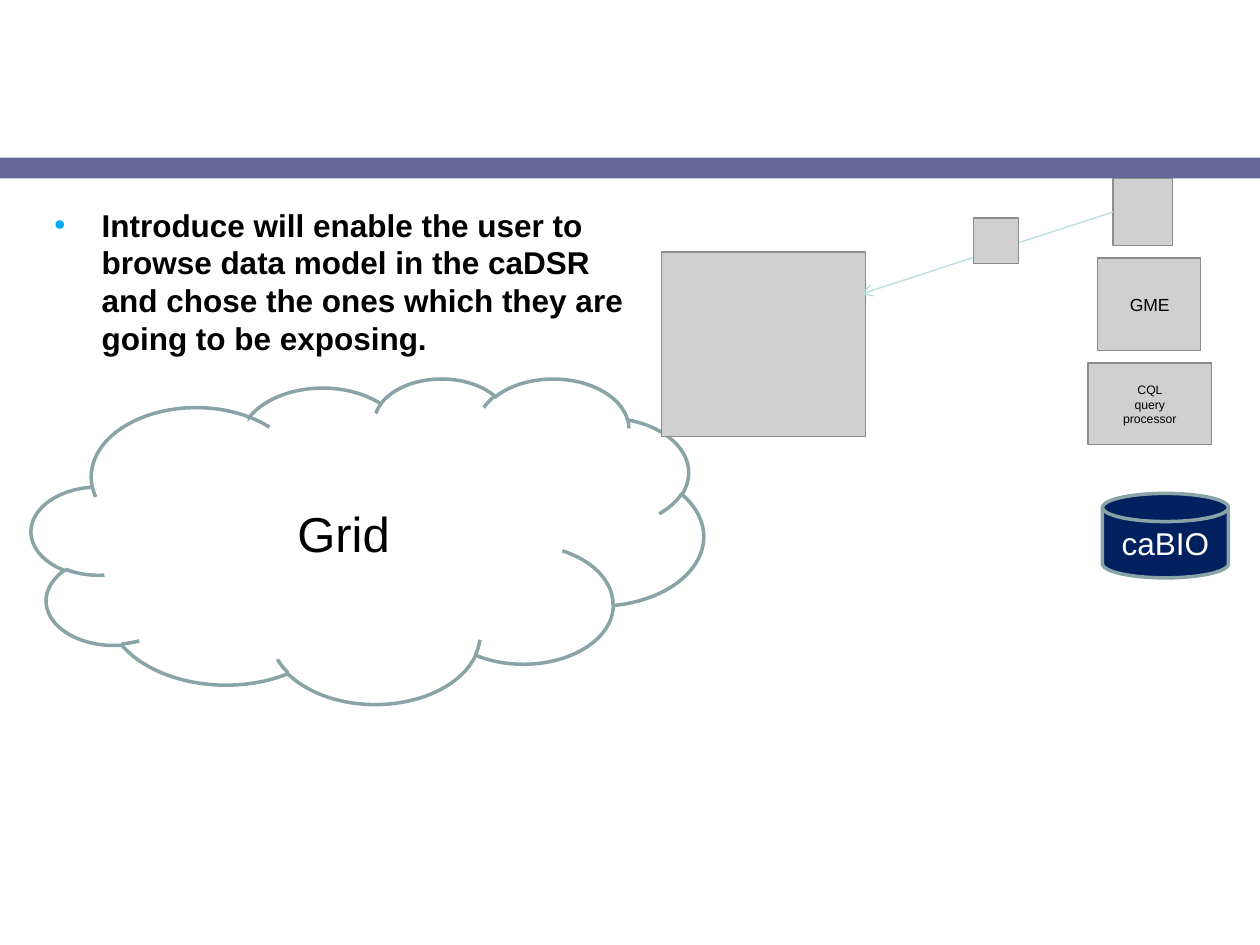
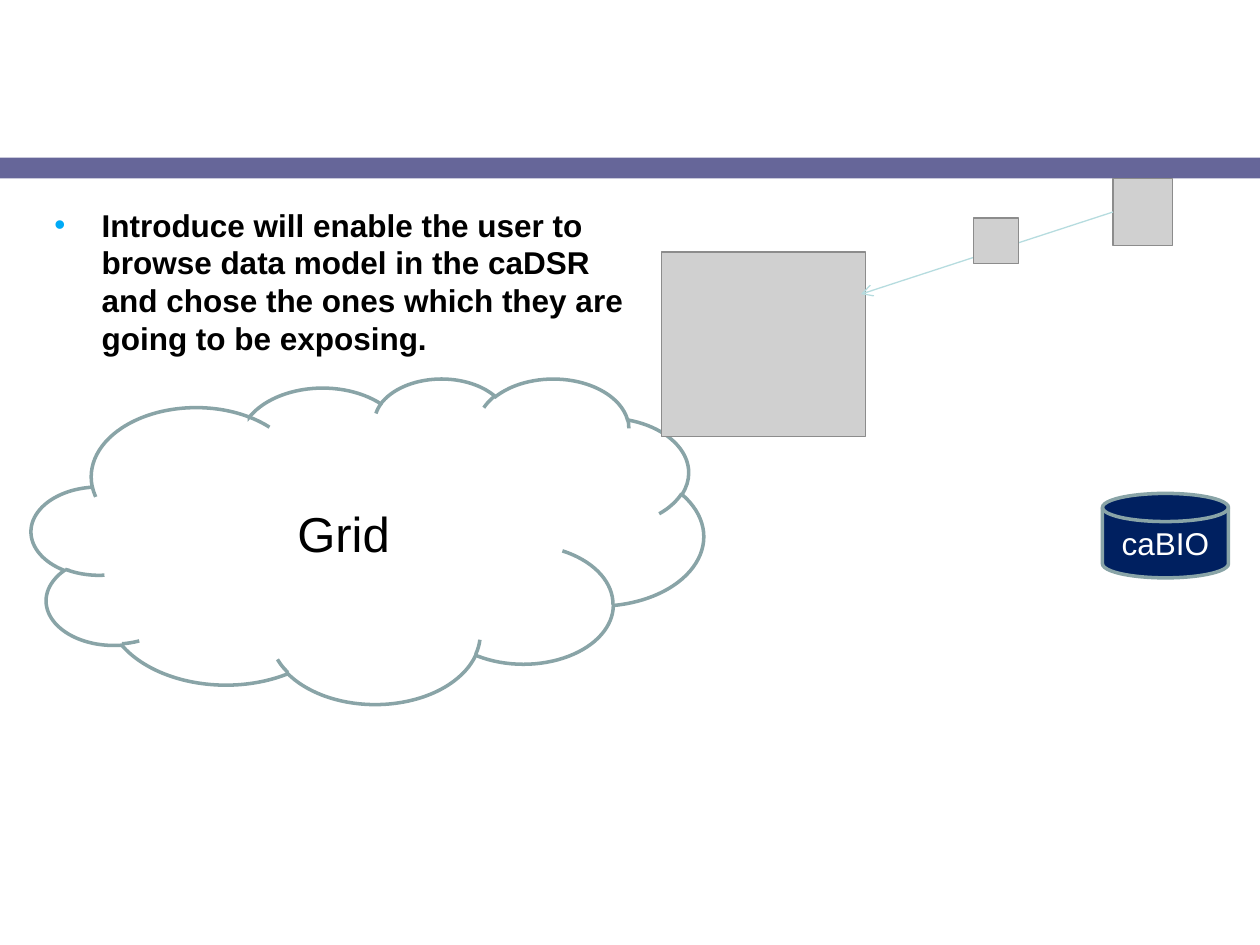
Before and after one commit to NCIP/cagrid-docs, a slide deck: slide 23 of presentations/2008_AnnualMeeting/breakouts/caGrid_Introduce.ppt (slide 15 before the commit). Drawn at 1260x945 pixels with LibreOffice and Linux fonts; fonts in the diff are those of the drawing; grey boxes stand for pictures; background and template pictures are left out. Boxes give left, top, right and bottom in pixels: in the first picture for what was removed or moved away, otherwise in the second. Text is boxed around its words. In the diff, an @@ line names an element or a change of style, - is before the commit and + after.

```diff
--- a/presentations/2008_AnnualMeeting/breakouts/caGrid_Introduce.ppt
+++ b/presentations/2008_AnnualMeeting/breakouts/caGrid_Introduce.ppt
@@ picture removed at (x1=1097, y1=258, x2=1200, y2=350) @@
@@ text removed at (x1=1130, y1=298, x2=1170, y2=311) @@
-GME
@@ picture removed at (x1=1087, y1=363, x2=1211, y2=445) @@
@@ text removed at (x1=1123, y1=385, x2=1177, y2=426) @@
-CQL query
-processor
```
Also in this commit, not shown: 11 other slides changed, 6 slides added.
